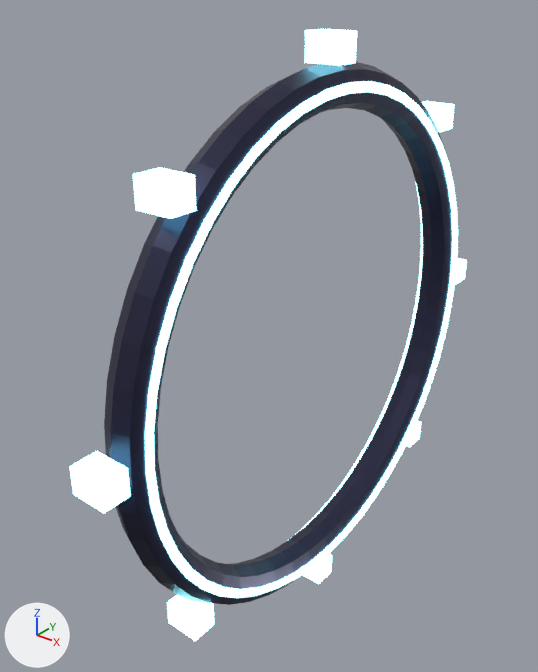
The glTF model assets/models/ring_gate.glb, before and after one commit.
Rendered twice from a 50 mm lens placed at (3.24, -4.76, 2.89), pointed at (-0.37, -0.24, 0.09). Lighting does not change. The marker at lower left points along +X, +Y and +Z. The older version comes first. Vertices at exactly the same position are counted once.

Names of what the first picture shows: 'RingGate'.
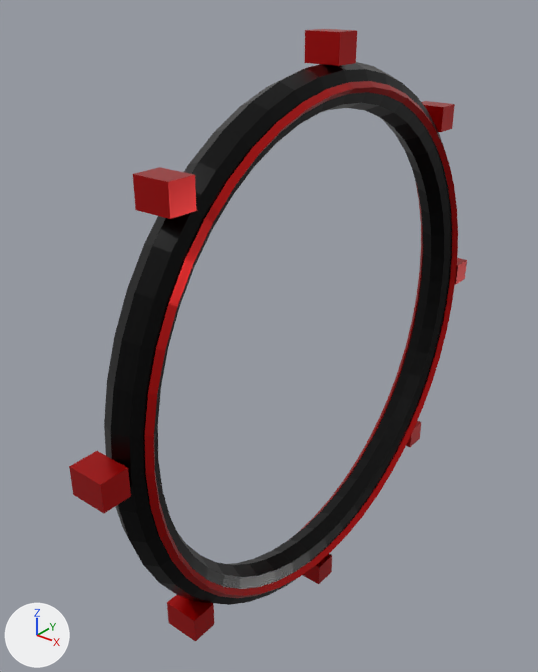
What differs and where, as boxes (x1, y1, x2, y2) in the pictures (538 x 672 px):
part 1 of me_ringgate, recoloured (darker): (104, 62, 452, 605) in both
part 2 of me_ringgate, recoloured: (69, 29, 467, 642) in both

What changed in the scene script:
```text
Add mat_neon:
    mat_neon = bpy.data.materials.new('Neon')
    # nodes: BsdfPrincipled, Mix, OutputMaterial, VertexColor
Change me_ringgate:
    where me_ringgate.from_pydata(...)  # 832 vertices, 1632 faces; spans x -0.21..0.21, y -2.53..2.53, z -2.53..2.53
    used by ob_ringgate; location = (0.0, 0.0, 0.0)
    me_ringgate part 1: all 768 faces that had it switch from mat_body (dark blue #30304b) to mat_neon
    me_ringgate part 2: all 864 faces that had it switch from mat_glow (cyan #95f3ff, glowing cyan #95f3ff) to mat_neon
    me_ringgate part 3: vertex colours changed
```
